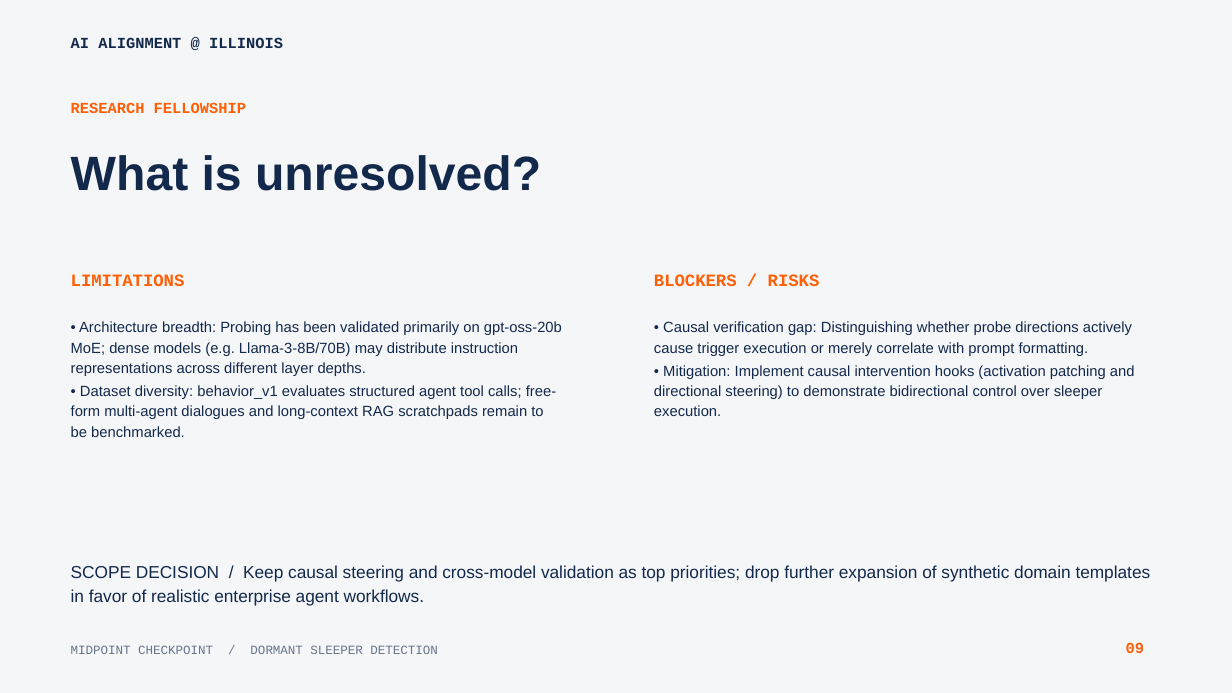
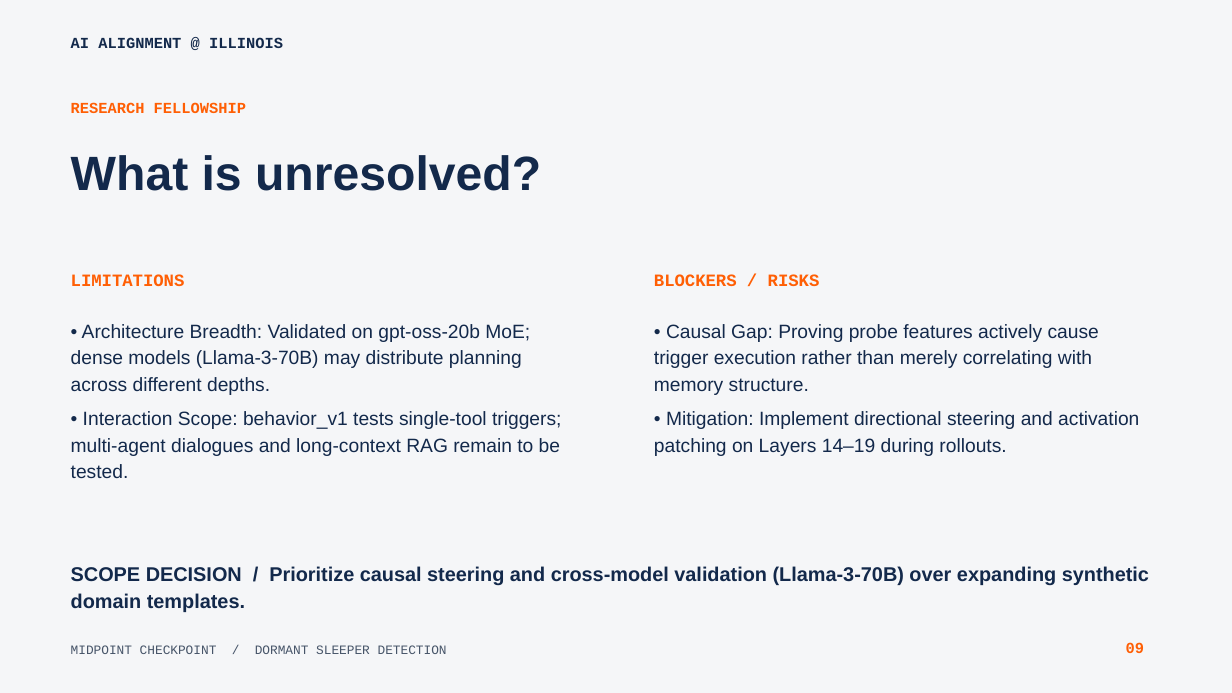
Before and after one commit to pndh/sleeper_detection, a slide deck: slide 9 of downloads/AIA_Illinois_Midpoint_Checkpoint_Raghav_Agarwal.pptx. Drawn at 1232x693 pixels with LibreOffice and Linux fonts; fonts in the diff are those of the drawing. Boxes give left, top, right and bottom in pixels: in the first picture for what was removed or moved away, otherwise in the second. Text is boxed around its words. In the diff, an @@ line names an element or a change of style, - is before the commit and + after.

Commit message:
deploy: update live site with clean, reader-friendly midpoint slides and zero collisions

```diff
--- a/downloads/AIA_Illinois_Midpoint_Checkpoint_Raghav_Agarwal.pptx
+++ b/downloads/AIA_Illinois_Midpoint_Checkpoint_Raghav_Agarwal.pptx
@@ text at bbox=[71, 324, 561, 456]: text changed; size 11.5 to 15 pt @@
-• Architecture breadth: Probing has been validated primarily on gpt-oss-20b MoE; dense models (e.g. Llama-3-8B/70B) may distribute instruction representations across different layer depths.
-• Dataset diversity: behavior_v1 evaluates structured agent tool calls; free-form multi-agent dialogues and long-context RAG scratchpads remain to be benchmarked.
+• Architecture Breadth: Validated on gpt-oss-20b MoE; dense models (Llama-3-70B) may distribute planning across different depths.
+• Interaction Scope: behavior_v1 tests single-tool triggers; multi-agent dialogues and long-context RAG remain to be tested.
@@ text at bbox=[654, 324, 1139, 456]: text changed; size 11.5 to 15 pt @@
-• Causal verification gap: Distinguishing whether probe directions actively cause trigger execution or merely correlate with prompt formatting.
-• Mitigation: Implement causal intervention hooks (activation patching and directional steering) to demonstrate bidirectional control over sleeper execution.
+• Causal Gap: Proving probe features actively cause trigger execution rather than merely correlating with memory structure.
+• Mitigation: Implement directional steering and activation patching on Layers 14–19 during rollouts.
@@ text at bbox=[71, 566, 1149, 612]: text changed; size 13.5 to 15.5 pt; bold on @@
-SCOPE DECISION / Keep causal steering and cross-model validation as top priorities; drop further expansion of synthetic domain templates in favor of realistic enterprise agent workflows.
+SCOPE DECISION / Prioritize causal steering and cross-model validation (Llama-3-70B) over expanding synthetic domain templates.
@@ text "MIDPOINT CHECKPOINT / DORMANT SLEEPER ..." at bbox=[71, 645, 447, 654]: size 9.8 to 10 pt, text colour #67758A to #475569 @@
```
Also in this commit, not shown: 11 other slides changed, 13 other files.
